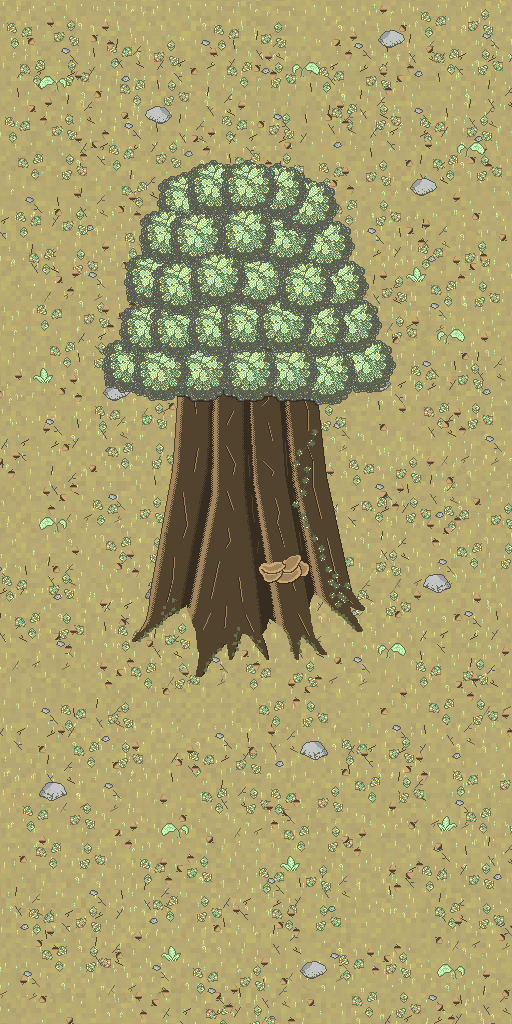
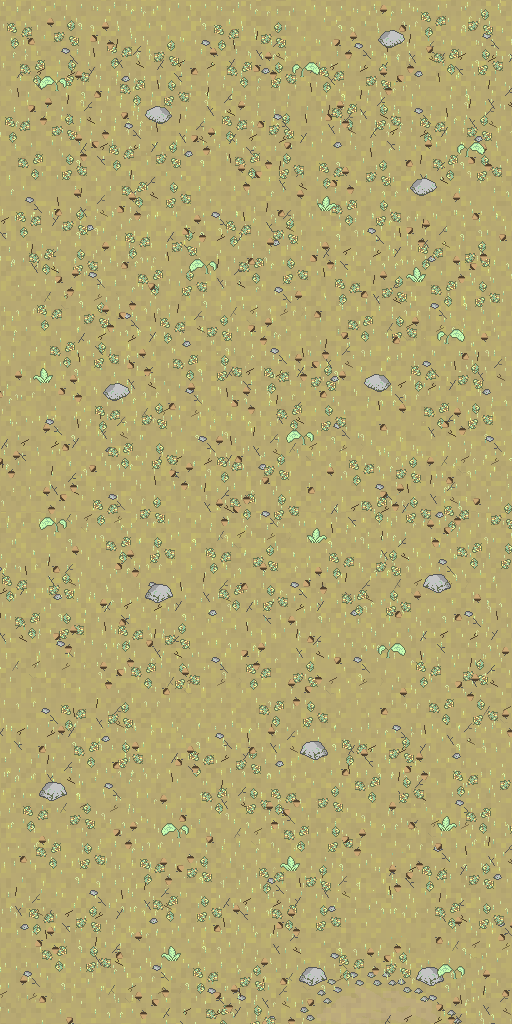
Two versions of the same layered image (w=512, h=1024). Layer-by-layer changes:
hid group "Trees" (90 layers) over [102, 160, 462, 1024]
added layer "rock 1 copy 4" in group "rocks" over [416, 967, 444, 986]
renamed "rock copy 5" to "rock 1 copy 5", moved it above "rock 1 copy 2", painted on it over [299, 961, 327, 986]
painted on "leafs" over [352, 992, 421, 1018]
painted on "grass yellow" over [342, 979, 428, 1024]
painted on "grass green" over [320, 975, 427, 1024]
added layer "Layer 13" in group "floor" over [237, 980, 462, 1024]
added layer "Layer 12" in group "floor" over [235, 972, 456, 1016]
added layer "path" in group "floor" over [317, 986, 437, 1024]
